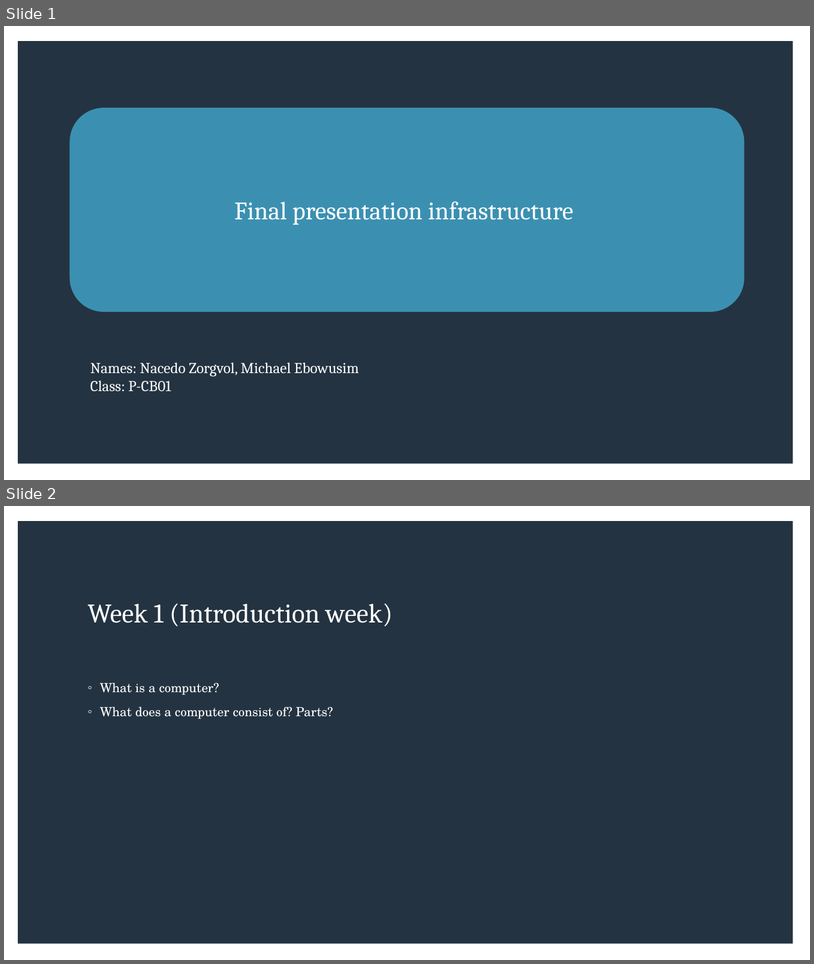
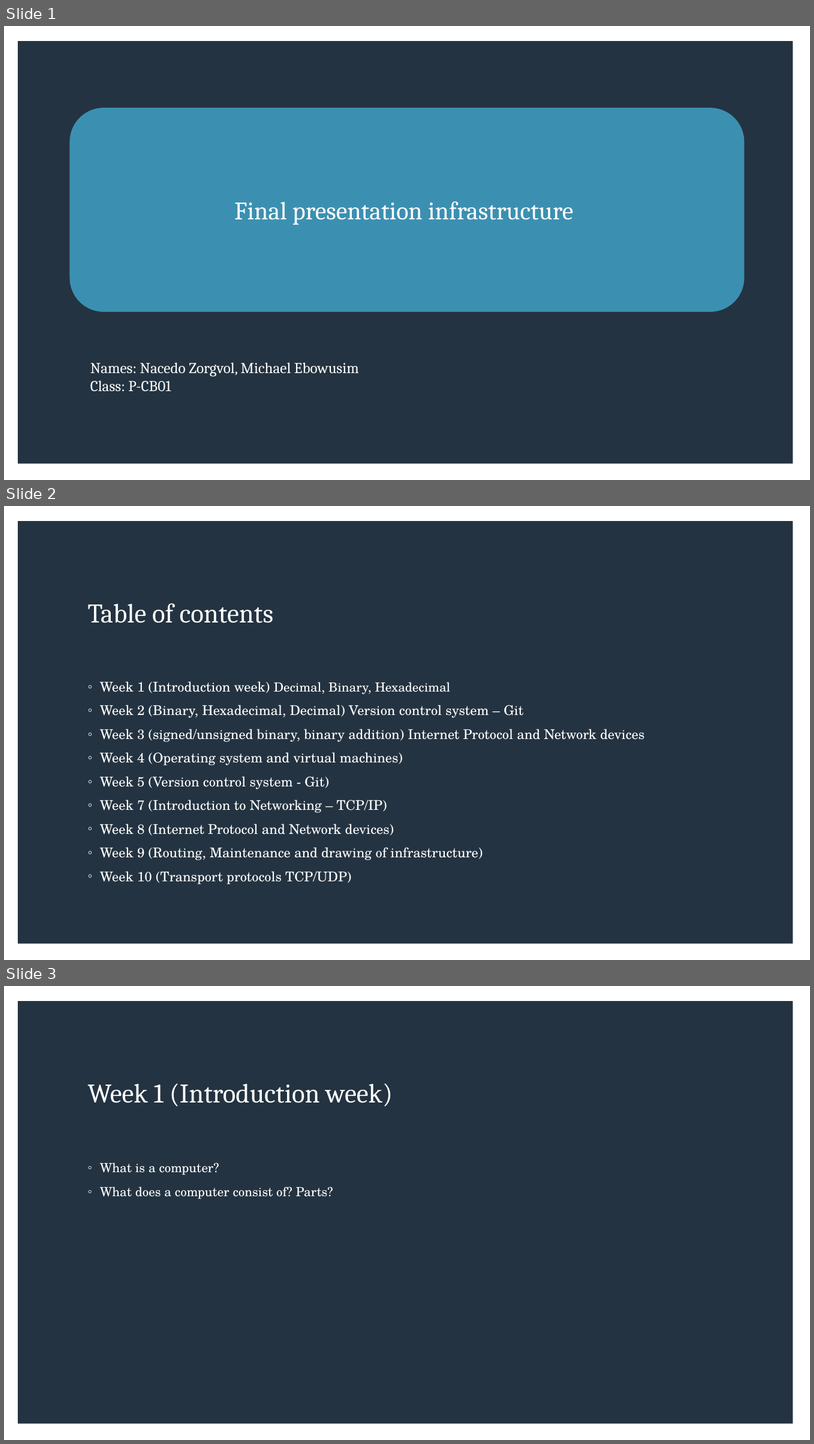
Before and after one commit to Mikey-OG/ieo-19-nacedozorgvol-michaelebowusim, a slide deck: Infrastructure final presentation.pptx. Shown one above the other, each under a label of ours: slides 1 and 2 before the commit, slides 1, 2 and 3 after it. The pictures are 814x964 and 814x1444 pixels, drawn with LibreOffice and Linux fonts; fonts in the diff are those of the drawing. Boxes give left, top, right and bottom in pixels: in the first picture for what was removed or moved away, otherwise in the second. Text is boxed around its words. In the diff, an @@ line names an element or a change of style, - is before the commit and + after.

Commit message:
Added table of contents

```diff
--- a/Infrastructure final presentation.pptx
+++ b/Infrastructure final presentation.pptx
@@ slide 2 added at [4, 506, 810, 960], background #243341 @@
@@ rectangle added at [4, 506, 810, 960], fill #FFFFFF @@
@@ rectangle added at [18, 521, 794, 943], fill #243341 @@
@@ title added at [88, 603, 273, 623], 32 pt, text #FFFFFF @@
+Table of contents
@@ text added at [100, 681, 645, 884], 16 pt, text #FFFFFF @@
+◦ Week 1 (Introduction week) Decimal, Binary, Hexadecimal
+◦ Week 2 (Binary, Hexadecimal, Decimal) Version control system – Git
+◦ Week 3 (signed/unsigned binary, binary addition) Internet Protocol and Network devices
+◦ Week 4 (Operating system and virtual machines)
+◦ Week 5 (Version control system - Git)
+◦ Week 7 (Introduction to Networking – TCP/IP)
+◦ Week 8 (Internet Protocol and Network devices)
+◦ Week 9 (Routing, Maintenance and drawing of infrastructure)
+◦ Week 10 (Transport protocols TCP/UDP)
@@ what was slide 2 is now slide 3 @@
```
